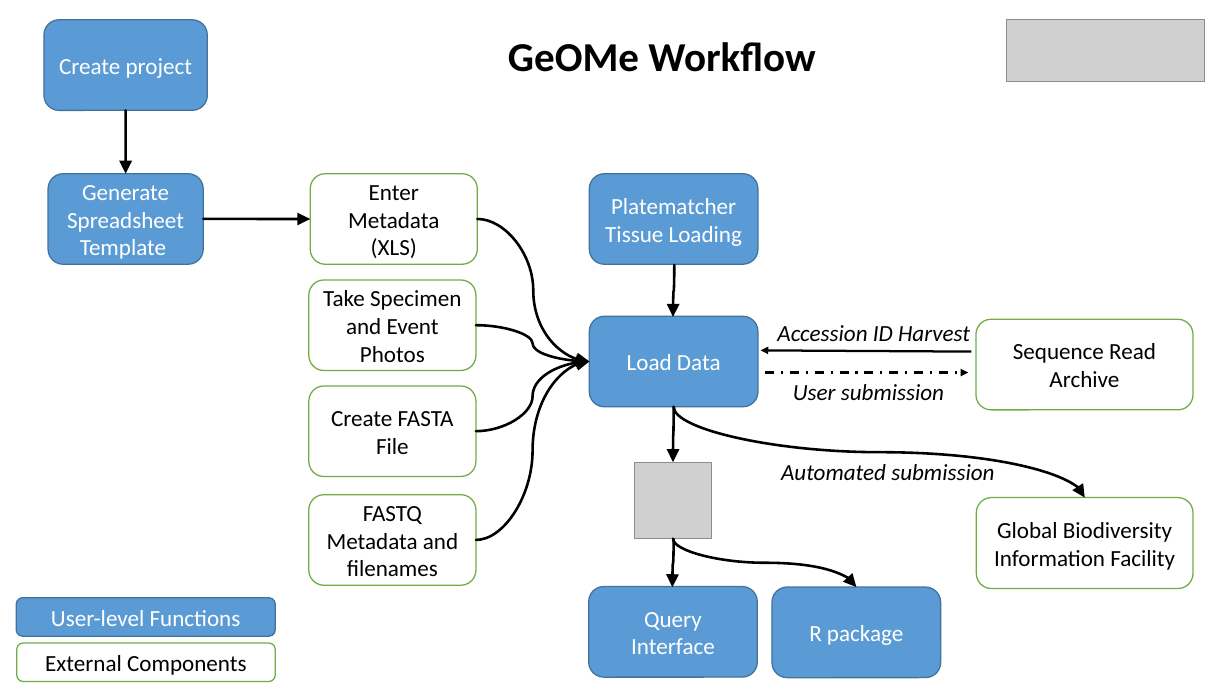
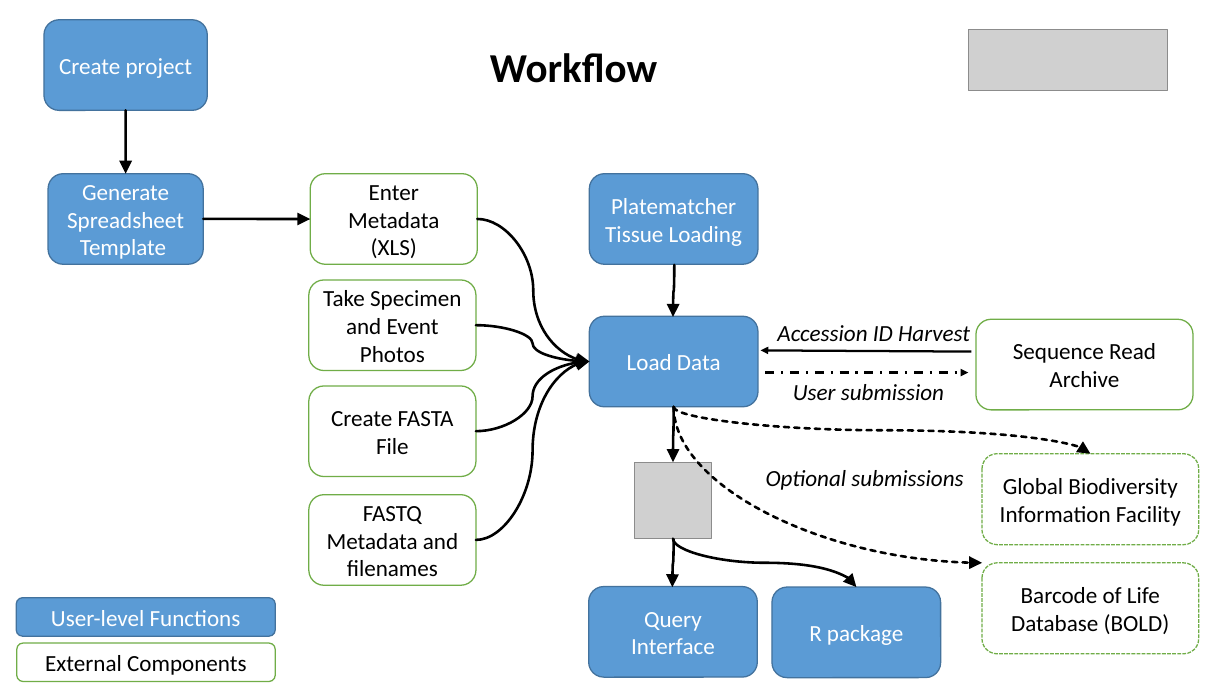
Before and after one commit to biocodellc/geome-ui, a slide deck: slide 1 of src/public/docs/geomeWorkflow.pptx. Drawn at 1232x693 pixels with LibreOffice and Linux fonts; fonts in the diff are those of the drawing; grey boxes stand for pictures. Boxes give left, top, right and bottom in pixels: in the first picture for what was removed or moved away, otherwise in the second. Text is boxed around its words. In the diff, an @@ line names an element or a change of style, - is before the commit and + after.

```diff
--- a/src/public/docs/geomeWorkflow.pptx
+++ b/src/public/docs/geomeWorkflow.pptx
@@ text at (490, 53, 657, 83): text changed @@
-GeOMe Workflow
+Workflow
@@ picture: place and size @@
-picture at (1006, 19, 1204, 80)
+picture at (969, 30, 1167, 91)
@@ curved arrow moved from (674, 407) - (1085, 498) to (674, 407) - (1091, 454) @@
@@ curved arrow (674, 407) - (1091, 454): stroke #000000 2 pt to #000000 2 pt dashed @@
@@ curved arrow added from (674, 407) to (982, 563), #000000 2 pt dashed @@
@@ text added at (766, 470, 963, 490), 18 pt, text #000000, italic @@
+Optional submissions
@@ text removed at (781, 461, 994, 480) @@
-Automated submission
@@ rounded rectangle "Global Biodiversity Information Facility": place and size @@
-rounded rectangle "Global Biodiversity Information Facility" at (977, 498, 1194, 589)
+rounded rectangle "Global Biodiversity Information Facility" at (982, 454, 1200, 544)
@@ rounded rectangle "Global Biodiversity Information Facility" at (982, 454, 1200, 544): outline #70AD47 1 pt to #70AD47 1 pt dashed @@
@@ rounded rectangle added at (982, 563, 1200, 653), fill #FFFFFF, outline #70AD47 1 pt dashed, 18 pt, text #000000 @@
+Barcode of Life Database (BOLD)
```
Also in this commit, not shown: 2 other files.
